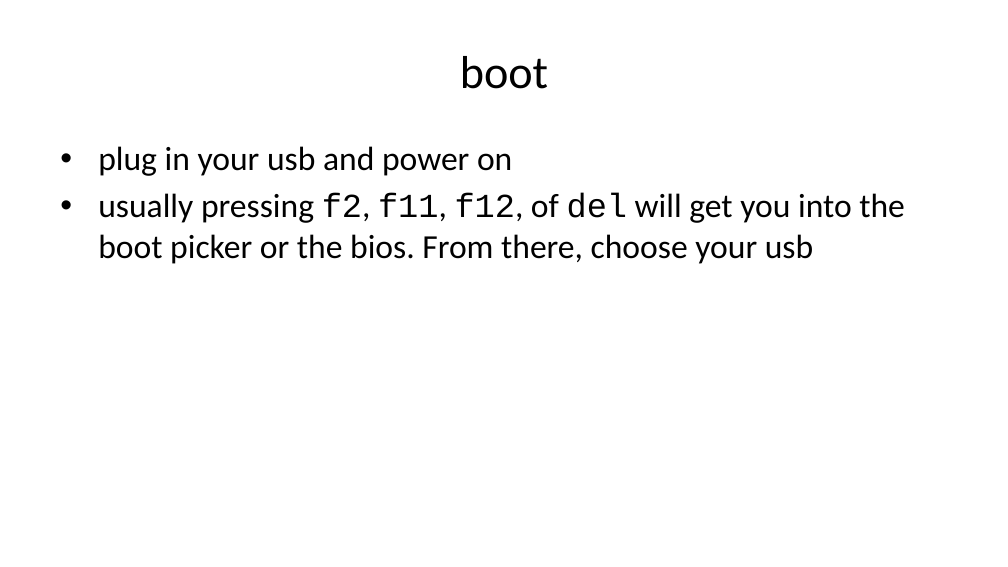
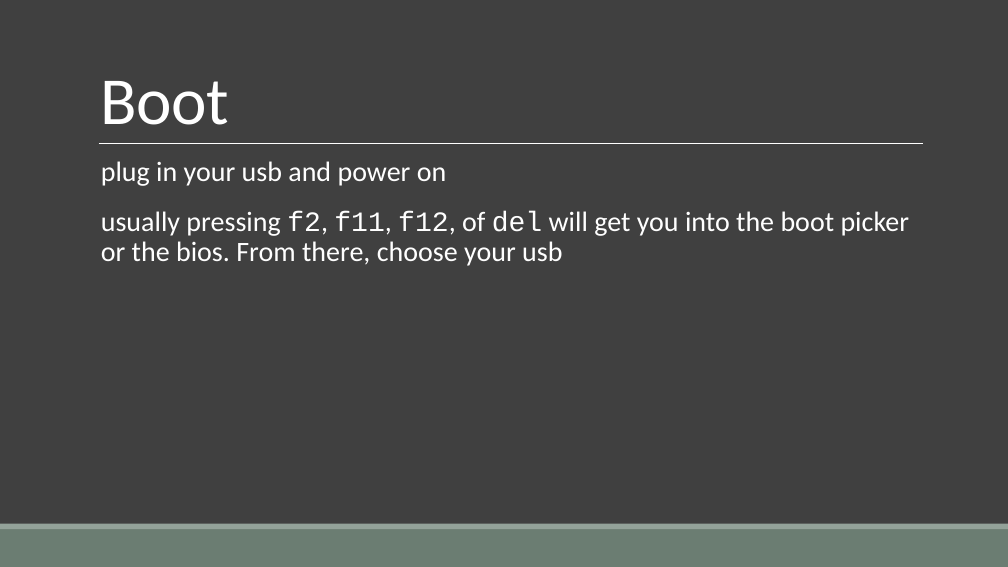
Before and after one commit to dhelgerson/oss-club, a slide deck: slide 10 of archinstall.pptx. Drawn at 1008x567 pixels with LibreOffice and Linux fonts; fonts in the diff are those of the drawing. Boxes give left, top, right and bottom in pixels: in the first picture for what was removed or moved away, otherwise in the second. Text is boxed around its words. In the diff, an @@ line names an element or a change of style, - is before the commit and + after.

```diff
--- a/archinstall.pptx
+++ b/archinstall.pptx
@@ background #FFFFFF to #404040 @@
@@ title "Boot" at bbox=[101, 81, 229, 125]: vertical alignment middle to bottom @@
@@ title at bbox=[101, 81, 229, 125]: text changed; size 33 to 48 pt; text colour #000000 to #FFFFFF @@
-boot
+Boot
@@ line added from (99, 144) to (922, 144), #FFFFFF 0.5 pt @@
@@ text "plug in your usb and ...": place and size @@
-text "plug in your usb and ..." at bbox=[98, 146, 905, 264]
+text "plug in your usb and ..." at bbox=[101, 161, 910, 266]
@@ text "plug in your usb and ..." at bbox=[101, 161, 910, 266]: size 24 to 20 pt, text colour #000000 to #FFFFFF; bullet • to  ; line spacing 1 to 0.9; more space between paragraphs @@
@@ rectangle added at bbox=[0, 529, 1008, 567], fill #6B7D72 @@
@@ rectangle added at bbox=[0, 524, 1008, 529], fill #93A299 @@
```
Also in this commit, not shown: 23 other slides changed.
